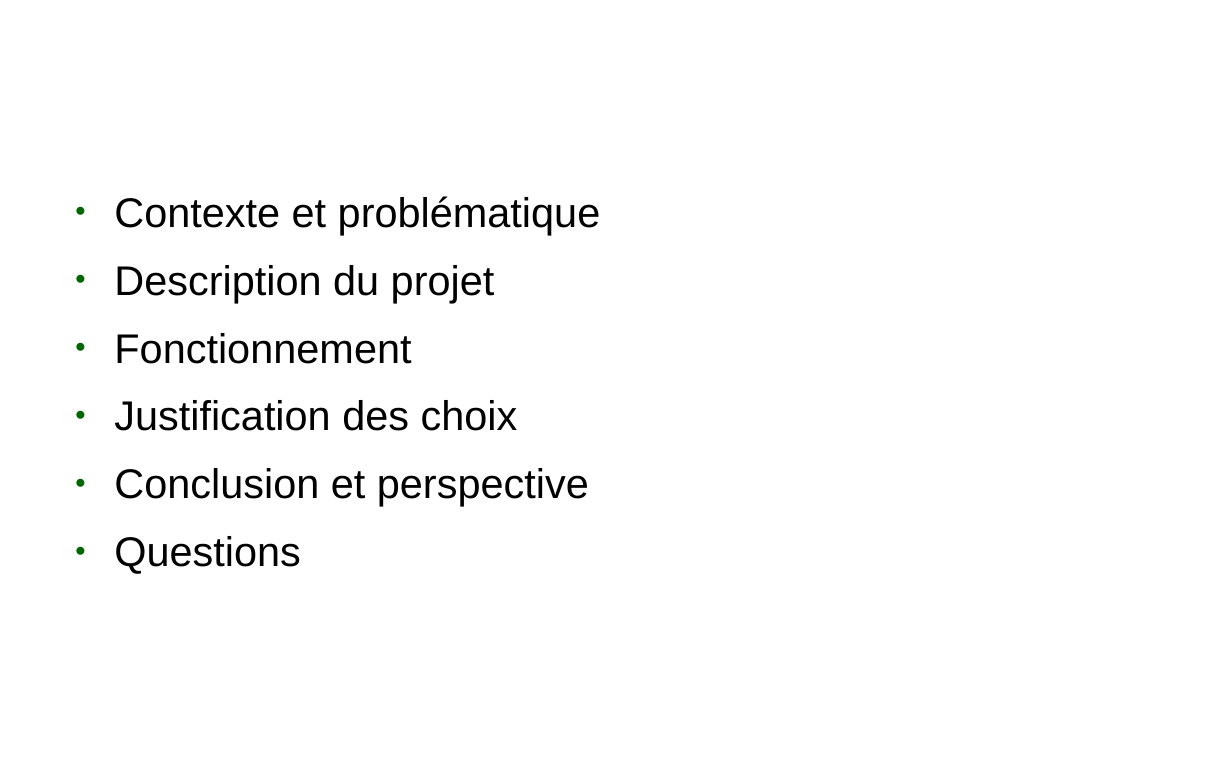
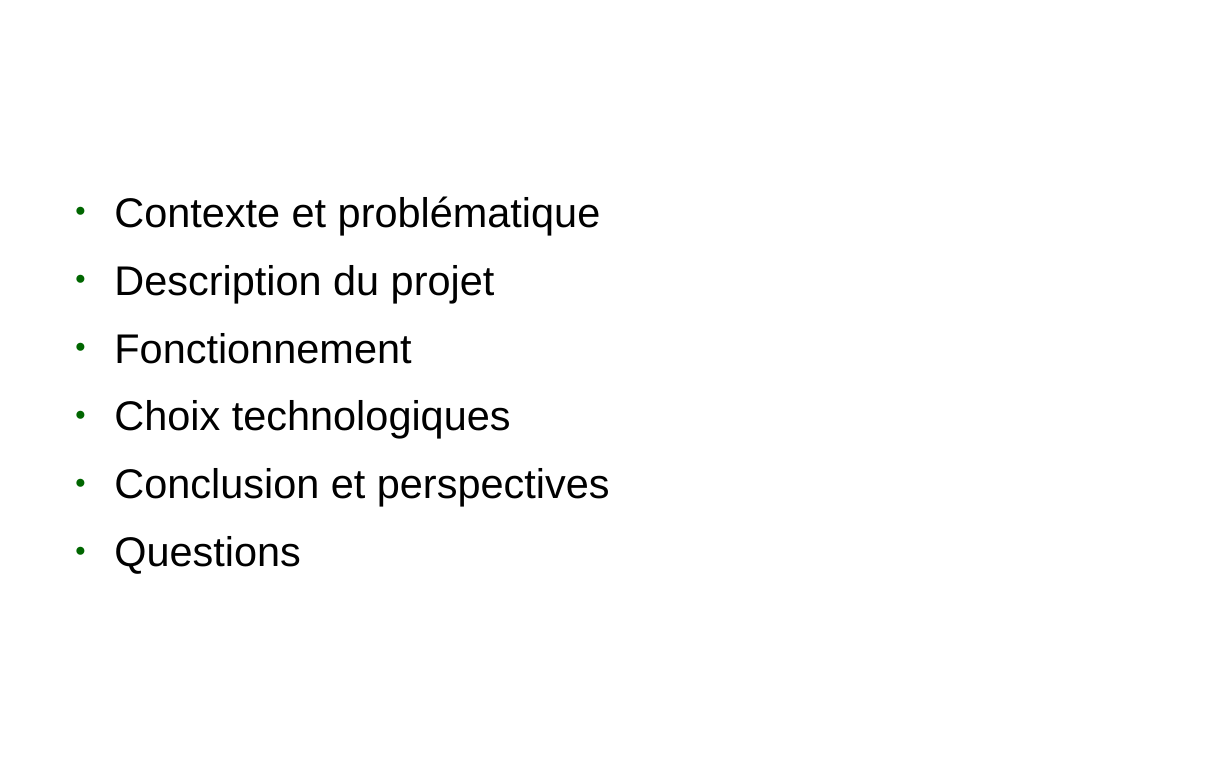
Before and after one commit to claudiosousa/hepia-projects-index-botanic, a slide deck: slide 2 of presentation/presentation.odp. Drawn at 1232x770 pixels with LibreOffice and Linux fonts; fonts in the diff are those of the drawing; background and template pictures are left out. Boxes give left, top, right and bottom in pixels: in the first picture for what was removed or moved away, otherwise in the second. Text is boxed around its words. In the diff, an @@ line names an element or a change of style, - is before the commit and + after.

Commit message:
presentation

```diff
--- a/presentation/presentation.odp
+++ b/presentation/presentation.odp
@@ text at (114, 400, 610, 506): text changed @@
-● Justification des choix
-● Conclusion et perspective
+● Choix technologiques
+● Conclusion et perspectives
```
Also in this commit, not shown: 2 other slides changed, 3 slides added, 2 slides removed, 5 other files.
